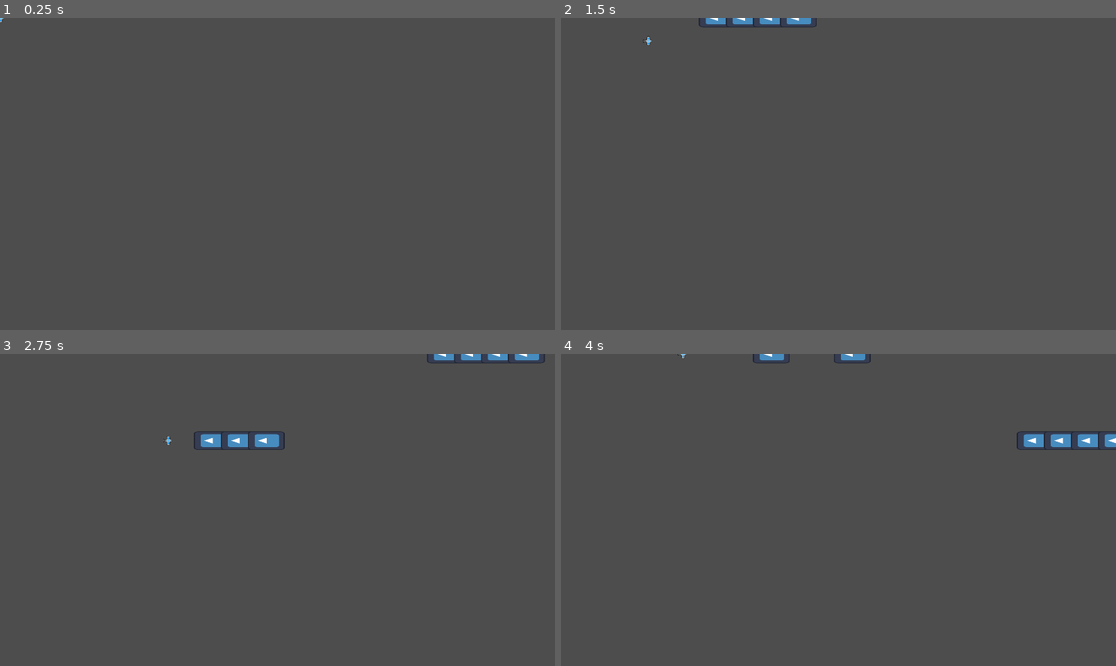
Above: before the commit, frames 1-4 (two rows, left to right).
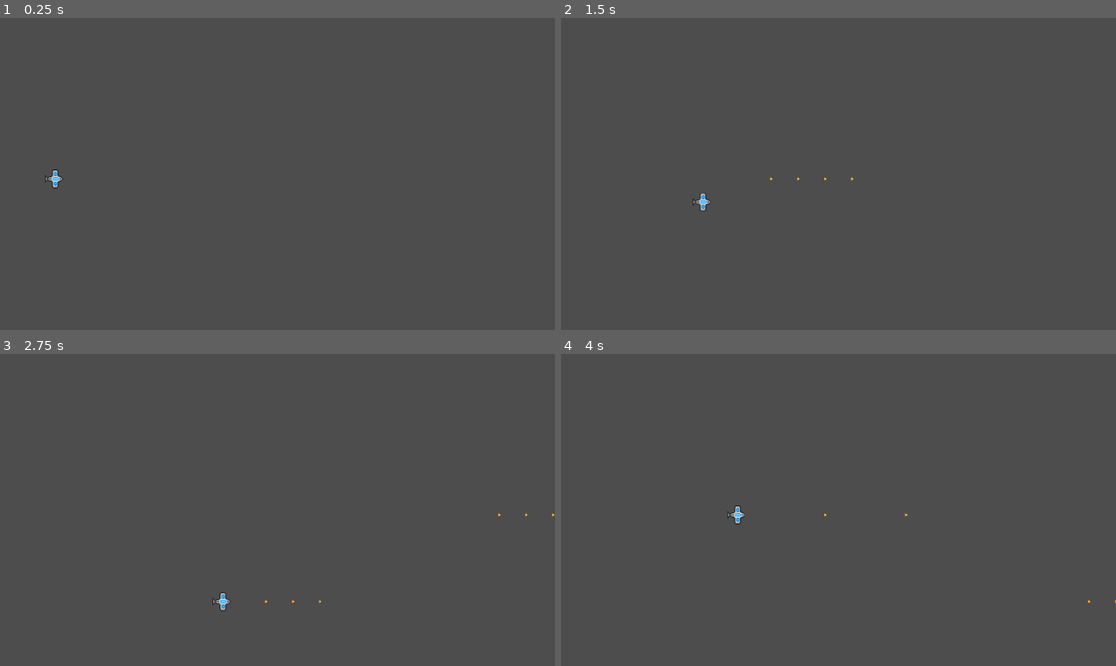
Above: after the commit, the same moments.

Repository: serviux/GodotShump
Game: Godot game, scene res://Objects/world/Level1.tscn
Same seed, same stepped clock (60 frames per second), same inputs: the game is played once before the commit and once after it. Before the commit the project starts from res://Objects/Player/player.tscn. The engine's default icon, where the game draws it, is replaced by a stand-in: a white triangle on a blue panel in a dark square.
Inputs:
- Up to frame 1 (0.25 s): no input
- Up to frame 2 (1.5 s): tap Enter at 0.5 s; hold Right (move_right) 0.53-1.28 s; hold Z (shoot) 0.53-1.28 s; hold Down (move_down) from 1.28 s (still down); tap Z (shoot) at 1.35 s
- Up to frame 3 (2.75 s): release Down (move_down) at 2.03 s; hold Right (move_right) from 2.03 s (still down); hold Z (shoot) from 2.03 s (still down)
- Up to frame 4 (4 s): release Right (move_right) at 2.78 s; release Z (shoot) at 2.78 s; hold Up (move_up) 2.78-3.53 s; tap Z (shoot) at 2.85 s; hold Left (move_left) from 3.53 s (still down); hold Z (shoot) from 3.53 s (still down)

The runs differ from the first frame. In frame 1, 0.1% of the frame differs, in the area x 0-12%, y 0-55%; in frame 2, 0.5%; in frame 3, 1.2%, in the area x 29-100%, y 0-83%; in frame 4, 1.1%.

Commit message:
Got the level working

Diff:
--- a/Objects/Enemy/EnemyPath.tscn
+++ b/Objects/Enemy/EnemyPath1.tscn
@@ -1,6 +1,6 @@
 [gd_scene load_steps=4 format=3 uid="uid://c4w5m325e63y2"]
 
-[ext_resource type="Script" path="res://Scripts/EnemyPath.gd" id="1_182j7"]
+[ext_resource type="Script" path="res://Scripts/Enemy/EnemyPath.gd" id="1_plfgh"]
 [ext_resource type="PackedScene" uid="uid://c6xbrlt60kpr6" path="res://Objects/Enemy/enemy.tscn" id="2_w1fle"]
 
 [sub_resource type="Curve2D" id="Curve2D_5u5th"]
@@ -12,10 +12,11 @@
 [node name="EnemyPath" type="Path2D"]
 position = Vector2(2, 2.08165e-12)
 curve = SubResource("Curve2D_5u5th")
-script = ExtResource("1_182j7")
+script = ExtResource("1_plfgh")
 enemies = Array[PackedScene]([ExtResource("2_w1fle"), ExtResource("2_w1fle"), ExtResource("2_w1fle"), ExtResource("2_w1fle"), ExtResource("2_w1fle"), ExtResource("2_w1fle"), ExtResource("2_w1fle"), ExtResource("2_w1fle"), ExtResource("2_w1fle")])
 
 [node name="enemy_spawn_timer" type="Timer" parent="."]
+wait_time = 5.0
 autostart = true
 
 [connection signal="timeout" from="enemy_spawn_timer" to="." method="_on_enemy_spawn_timer_timeout"]
--- a/Objects/Enemy/enemy.tscn
+++ b/Objects/Enemy/enemy.tscn
@@ -1,25 +1,27 @@
 [gd_scene load_steps=4 format=3 uid="uid://c6xbrlt60kpr6"]
 
-[ext_resource type="Texture2D" uid="uid://whvbkspw6gc0" path="res://icon.svg" id="1_ps51f"]
 [ext_resource type="Script" path="res://Scripts/Enemy/Enemy.gd" id="2_o7cuj"]
+[ext_resource type="Texture2D" uid="uid://c1yri162vxxrt" path="res://Sprites/BlueEnemy.png" id="2_uv5ll"]
 
 [sub_resource type="RectangleShape2D" id="RectangleShape2D_xu5bc"]
 
 [node name="Enemy" type="PathFollow2D"]
 script = ExtResource("2_o7cuj")
-speed = 50.0
+speed = 200.0
 health = 4
 score_when_killed = 10
 
 [node name="EnemySprite" type="Sprite2D" parent="."]
-texture = ExtResource("1_ps51f")
+scale = Vector2(2, 2)
+texture = ExtResource("2_uv5ll")
 
 [node name="VisibleOnScreenNotifier2D" type="VisibleOnScreenNotifier2D" parent="."]
 
-[node name="Hitbox" type="Area2D" parent="."]
+[node name="Hitbox" type="Area2D" parent="." groups=["collision"]]
 
 [node name="HitboxShape" type="CollisionShape2D" parent="Hitbox"]
 scale = Vector2(6.27, 6.01)
 shape = SubResource("RectangleShape2D_xu5bc")
 
 [connection signal="screen_exited" from="VisibleOnScreenNotifier2D" to="." method="_on_visible_on_screen_notifier_2d_screen_exited"]
+[connection signal="area_shape_entered" from="Hitbox" to="." method="_on_hitbox_area_shape_entered"]
--- a/Objects/Player/bullet.tscn
+++ b/Objects/Player/bullet.tscn
@@ -1,14 +1,13 @@
 [gd_scene load_steps=4 format=3 uid="uid://6e18aatm1nws"]
 
-[ext_resource type="Texture2D" uid="uid://whvbkspw6gc0" path="res://icon.svg" id="1_7udme"]
+[ext_resource type="Texture2D" uid="uid://hr8snh5gnj7i" path="res://Sprites/playerbullet.png" id="1_2ti2e"]
 [ext_resource type="Script" path="res://Scripts/Player/Bullet.gd" id="2_o0dga"]
 
 [sub_resource type="RectangleShape2D" id="RectangleShape2D_3i7on"]
 
 [node name="Bullet" type="Sprite2D" groups=["player_bullet"]]
-rotation = 4.71239
-scale = Vector2(0.5, 1)
-texture = ExtResource("1_7udme")
+scale = Vector2(1, 2)
+texture = ExtResource("1_2ti2e")
 script = ExtResource("2_o0dga")
 speed = 800
 
--- a/Objects/Player/player.tscn
+++ b/Objects/Player/player.tscn
@@ -6,16 +6,18 @@
 
 [sub_resource type="RectangleShape2D" id="RectangleShape2D_2jr1t"]
 
-[node name="Player" type="Node2D"]
+[node name="Player" type="Node2D" groups=["Player"]]
 script = ExtResource("1_kma70")
 bullet = ExtResource("2_6vcq8")
 
-[node name="Sprite" type="Sprite2D" parent="."]
+[node name="Sprite" type="Sprite2D" parent="." groups=["Player"]]
+scale = Vector2(2, 2)
 texture = ExtResource("3_ufsrm")
 
-[node name="Hitbox" type="Area2D" parent="Sprite"]
+[node name="Hitbox" type="Area2D" parent="Sprite" groups=["Player"]]
+scale = Vector2(0.335, 0.385)
 
-[node name="CollisionShape2D" type="CollisionShape2D" parent="Sprite/Hitbox"]
+[node name="CollisionShape2D" type="CollisionShape2D" parent="Sprite/Hitbox" groups=["Player"]]
 scale = Vector2(4.61, 4.1)
 shape = SubResource("RectangleShape2D_2jr1t")
 
--- /dev/null
+++ b/Objects/world/Level1.tscn
@@ -0,0 +1,17 @@
+[gd_scene load_steps=4 format=3 uid="uid://bpe4ctthth1v"]
+
+[ext_resource type="Script" path="res://Scripts/world/level.gd" id="1_qtoy0"]
+[ext_resource type="PackedScene" uid="uid://dedvqjl6g6jnw" path="res://Objects/Player/player.tscn" id="2_5y68b"]
+[ext_resource type="PackedScene" uid="uid://c4w5m325e63y2" path="res://Objects/Enemy/EnemyPath1.tscn" id="2_51cq4"]
+
+[node name="Level1" type="Node2D"]
+script = ExtResource("1_qtoy0")
+waves = Array[PackedScene]([ExtResource("2_51cq4"), ExtResource("2_51cq4")])
+spawnTimes = Array[float]([20.0, 25.0])
+
+[node name="Player" parent="." instance=ExtResource("2_5y68b")]
+
+[node name="PlayerSpawn" type="Marker2D" parent="."]
+position = Vector2(186, 557)
+
+[node name="WaveSpawnTimer" type="Timer" parent="."]
--- a/Scripts/Enemy/Enemy.gd
+++ b/Scripts/Enemy/Enemy.gd
@@ -25,3 +25,13 @@
 func _on_visible_on_screen_notifier_2d_screen_exited():
 	despawn.emit()
 	queue_free() # Replace with function body.
+
+
+
+func _on_hitbox_area_shape_entered(area_rid, area, area_shape_index, local_shape_index):
+	var groups = area.get_groups()
+	if "player_bullet" in groups:
+		health -= 1
+	if "Player" in groups:
+		#TODO: hurt the player
+		pass
--- a/Scripts/EnemyPath.gd
+++ b/Scripts/Enemy/EnemyPath.gd
@@ -12,9 +12,6 @@
 	total_enemies_killed = 0
 	current_idx = 0
 
-# Called every frame. 'delta' is the elapsed time since the previous frame.
-func _process(delta):
-	pass
 
 
 func _on_enemy_spawn_timer_timeout():
@@ -24,6 +21,7 @@
 func spawn():
 	if(current_idx >= total_enemies):
 		return
+	print_debug("Spawning enemy %s out of %s " % [current_idx + 1, total_enemies])
 	var mob = enemies[current_idx].instantiate()
 	mob.enemy_path = self
 	mob.on_spawn()
--- a/Scripts/level.gd
+++ /dev/null
@@ -1,13 +0,0 @@
-extends Node
-@export var waves:Array[PackedScene] = []
-@export var spawnTimes:Array[Timer] = []
-var current_idx:int = 0
-
-# Called when the node enters the scene tree for the first time.
-func _ready():
-	pass # Replace with function body.
-
-
-# Called every frame. 'delta' is the elapsed time since the previous frame.
-func _process(delta):
-	pass
--- /dev/null
+++ b/Scripts/world/level.gd
@@ -0,0 +1,58 @@
+extends Node
+@export var waves:Array[PackedScene] = []
+@export var spawnTimes:Array[float] = []
+
+signal level_complete
+
+
+"""
+TODO: Properties to add.
+background for the level
+background elements a layer above the background
+Foreground elements
+
+"""
+
+
+var current_idx:int = 0
+var current_timer:Timer
+var current_wave:Node
+var level_ending = false
+
+
+func _ready():
+	current_idx = 0
+
+	current_wave = null
+	current_timer = $WaveSpawnTimer
+	current_timer.timeout.connect(_on_wave_spawner_timeout)
+	player_spawn()
+	spawn_enemy_wave()
+
+
+func player_spawn():
+	$Player.position = $PlayerSpawn.position;
+
+
+
+
+
+func spawn_enemy_wave():
+	if level_ending:
+		return
+	if current_idx >= waves.size():
+		level_ending = true
+		return
+	print_debug("Beginning wave spawn")
+
+	current_timer.wait_time = spawnTimes[self.current_idx]
+	current_wave = waves[self.current_idx].instantiate();
+	#start the enemy spawn timer of the wave
+	add_child(current_wave)
+	current_wave.get_child(0).start()
+	current_timer.start()
+	self.current_idx += 1
+
+
+func _on_wave_spawner_timeout():
+	spawn_enemy_wave()
--- a/project.godot
+++ b/project.godot
@@ -11,7 +11,7 @@
 [application]
 
 config/name="Shoot Em"
-run/main_scene="res://Objects/Player/player.tscn"
+run/main_scene="res://Objects/world/Level1.tscn"
 config/features=PackedStringArray("4.1", "Mobile")
 config/icon="res://icon.svg"
 
@@ -19,6 +19,7 @@
 
 window/size/viewport_width=1920
 window/size/viewport_height=1080
+window/size/initial_position_type=2
 
 [input]
 
